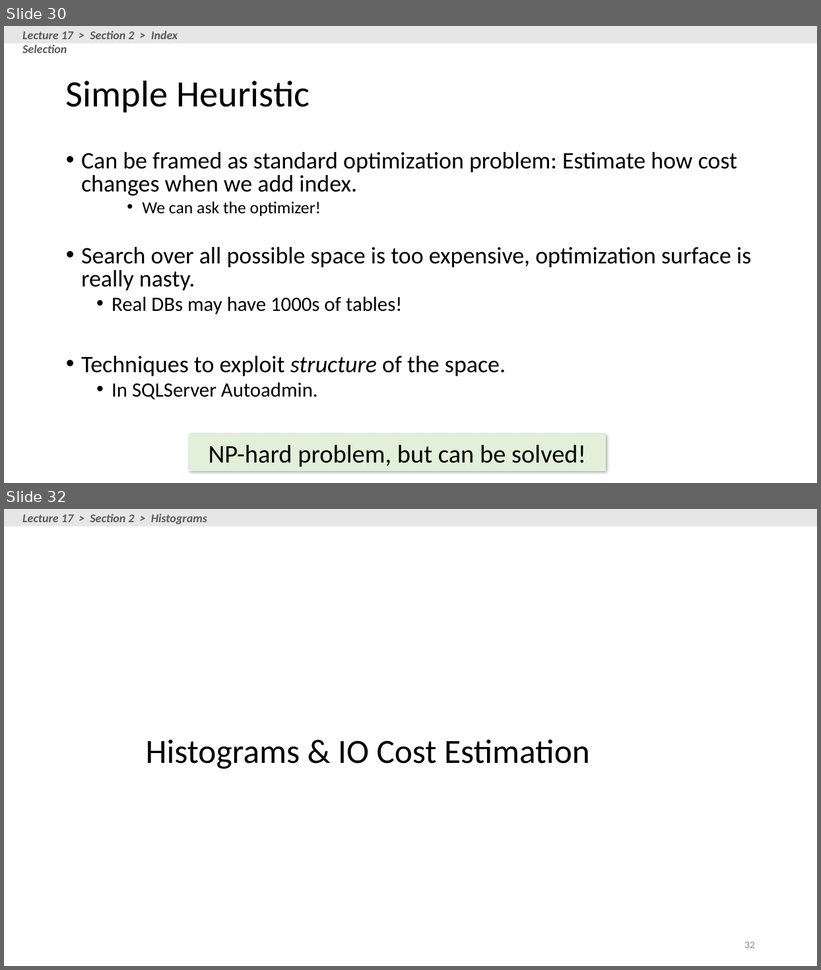
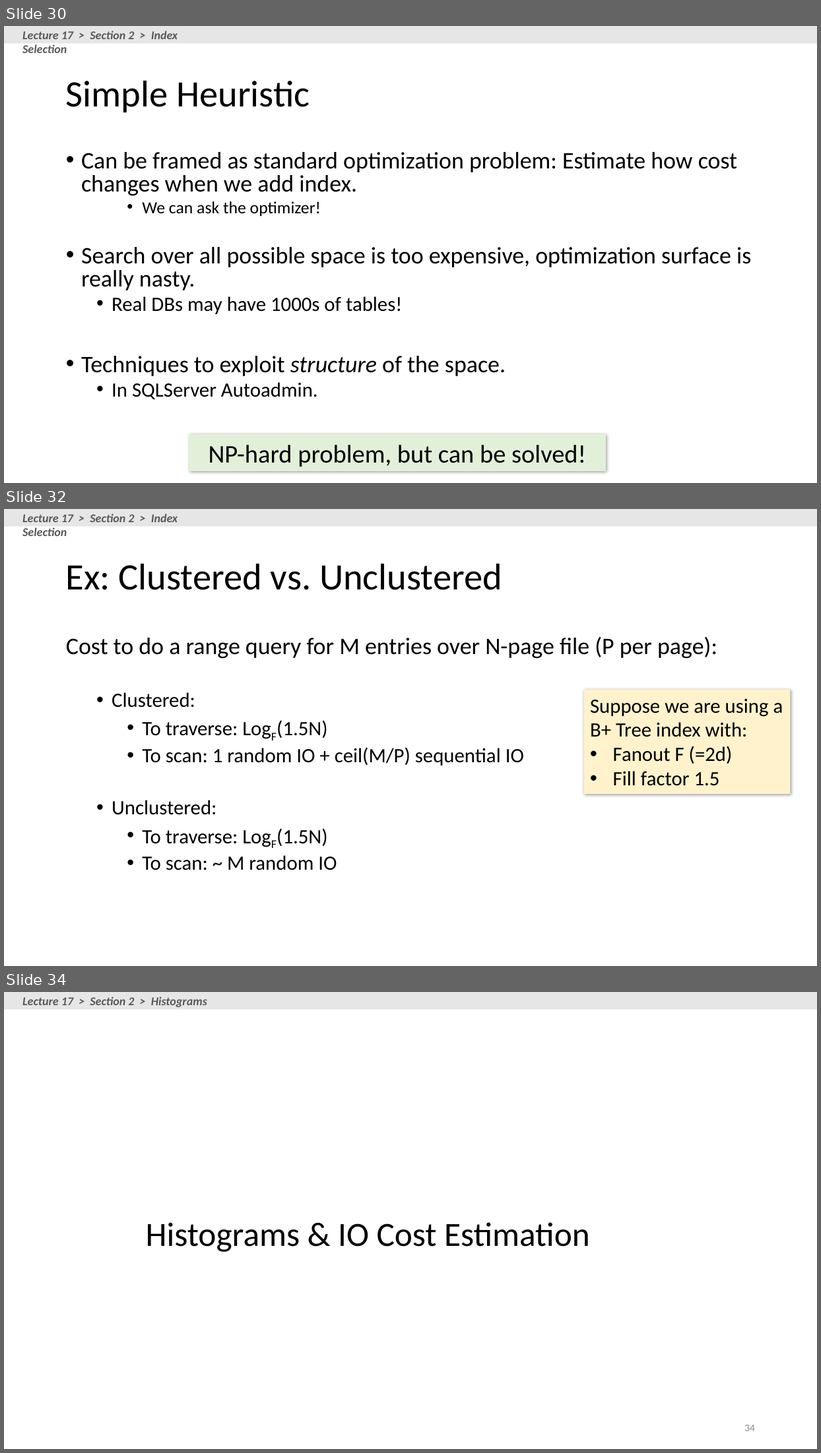
Before and after one commit to XIEQ/cs145-notebooks, a slide deck: lecture-17/Lecture_17_Optimization.pptx. Shown one above the other, each under a label of ours: slides 30 and 32 before the commit, slides 30, 32 and 34 after it; the slides between them are not shown. The pictures are 821x970 and 821x1453 pixels, drawn with LibreOffice and Linux fonts; fonts in the diff are those of the drawing. Boxes give left, top, right and bottom in pixels: in the first picture for what was removed or moved away, otherwise in the second. Text is boxed around its words. In the diff, an @@ line names an element or a change of style, - is before the commit and + after.

```diff
--- a/lecture-17/Lecture_17_Optimization.pptx
+++ b/lecture-17/Lecture_17_Optimization.pptx
@@ slide 32 added at [4, 509, 817, 966], background #FFFFFF @@
@@ rectangle added at [4, 509, 817, 527], fill #E7E6E6 @@
@@ text added at [22, 514, 178, 536], 14 pt, text #595959, bold, italic @@
+Lecture 17 > Section 2 > Index Selection
@@ title added at [66, 563, 502, 590], 44 pt, text #000000 @@
+Ex: Clustered vs. Unclustered
@@ text added at [66, 637, 717, 871], 24 pt, text #000000 @@
+Cost to do a range query for M entries over N-page file (P per page):
+  • Clustered:
+    • To traverse: LogF(1.5N)
+    • To scan: 1 random IO + ceil(M/P) sequential IO
+  • Unclustered:
+    • To traverse: LogF(1.5N)
+    • To scan: ~ M random IO
@@ rectangle added at [584, 690, 790, 795], fill #FFF2CC, 24 pt, text #000000 @@
+Suppose we are using a B+ Tree index with:
+• Fanout F (=2d)
+• Fill factor 1.5
@@ what was slide 32 is now slide 34 @@
@@ page number at [745, 1425, 755, 1432]: text changed @@
-32
+34
```
Also in this commit, not shown: 3 slides changed, 1 other slide added, 1 other file.
